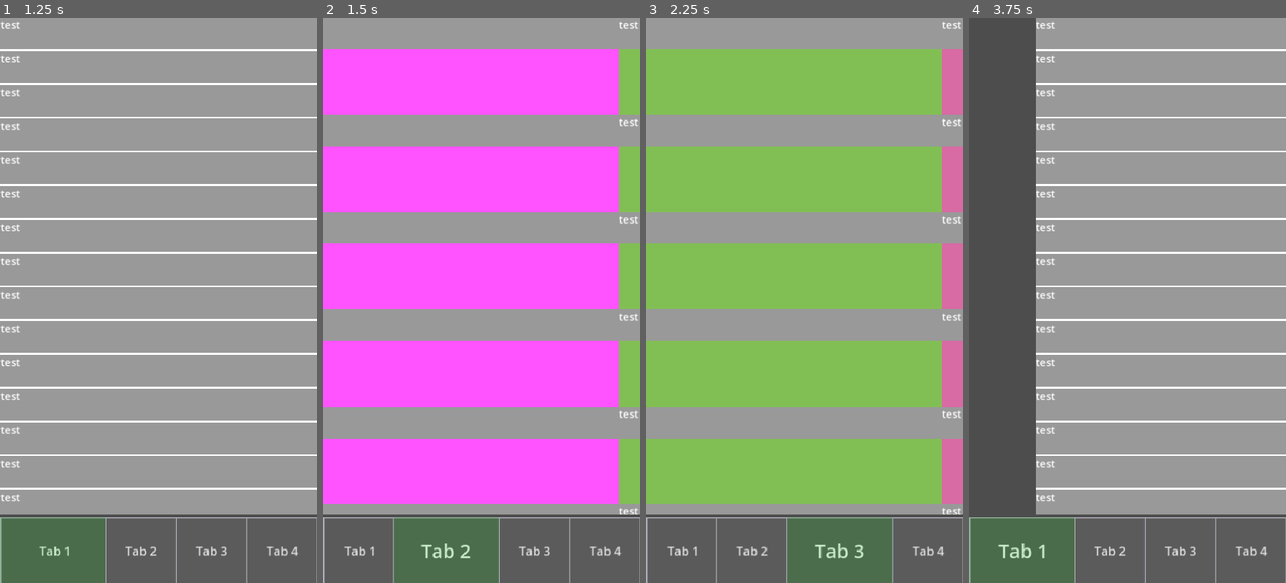
Above: before the commit, frames 1-4 (left to right).
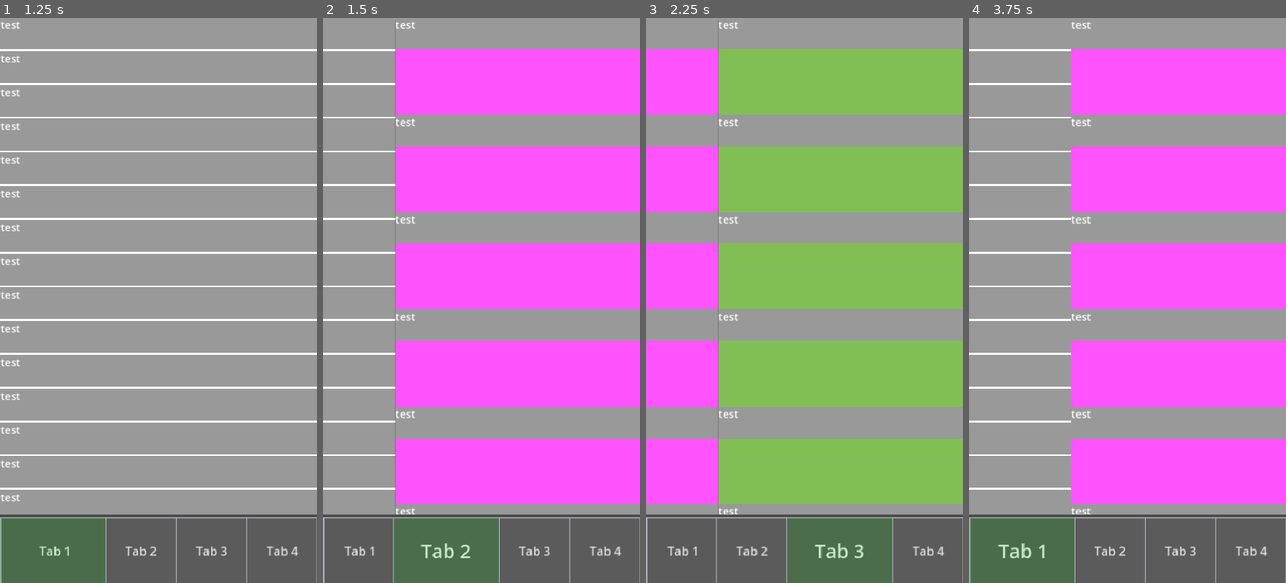
Above: after the commit, the same moments.

Repository: Nielstupido/UI_cloning
Game: Godot game, scene res://Scenes/menu.tscn
Two runs of this game, one before a commit and one after it. Both use one fixed random seed, a clock stepped at 60 frames per second and the inputs below.
Inputs:
- Up to frame 1 (1.25 s): click "Tab 1" at 0.5 s
- Up to frame 2 (1.5 s): click "Tab 2" at 1.25 s
- Up to frame 3 (2.25 s): click "Tab 3" at 2 s
- Up to frame 4 (3.75 s): click "Tab 4" at 2.75 s; click "Tab 1" at 3.5 s

Frame 1 is identical in both runs. In frame 2, 18% of the frame differs, in the area x 0-100%, y 0-88%; in frame 3, 18%; in frame 4, 60%.

Commit message:
Update menu.gd

Diff:
--- a/Scenes/menu.gd
+++ b/Scenes/menu.gd
@@ -33,7 +33,7 @@
 	var page_count = tab_pages.get_child_count()
 	$MainContainer.size = Vector2(page_width * page_count, page_height)
 	tab_buttons_container.custom_minimum_size = Vector2(page_width, 100.0)
-	swipe_threshold = get_viewport_rect().size.x * 0.5
+	swipe_threshold = get_viewport_rect().size.x * 0.4
 
 	for i in range(page_count):
 		var page = tab_pages.get_child(i)
@@ -104,7 +104,7 @@
 		tween.kill()
 
 	tween = get_tree().create_tween()
-	tween.tween_property(tab_pages, "position:x", target_x, 0.25).set_trans(Tween.TRANS_BACK).set_ease(Tween.EASE_OUT)
+	tween.tween_property(tab_pages, "position:x", target_x, 0.5).set_trans(Tween.TRANS_CIRC).set_ease(Tween.EASE_OUT)
 	current_page_index = page_index
 
 
